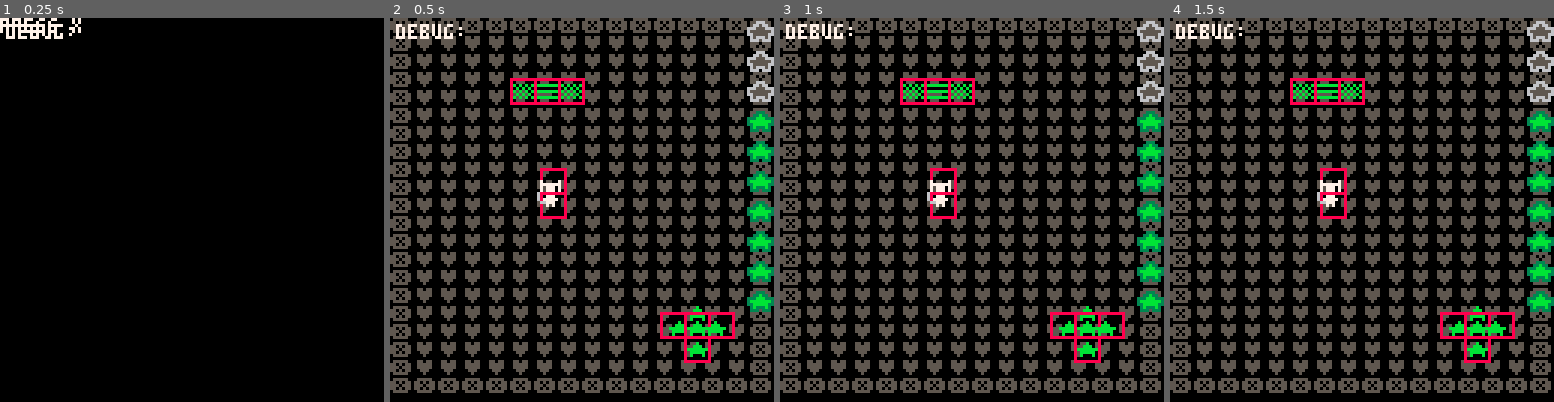
Above: before the commit, frames 1-4 (left to right).
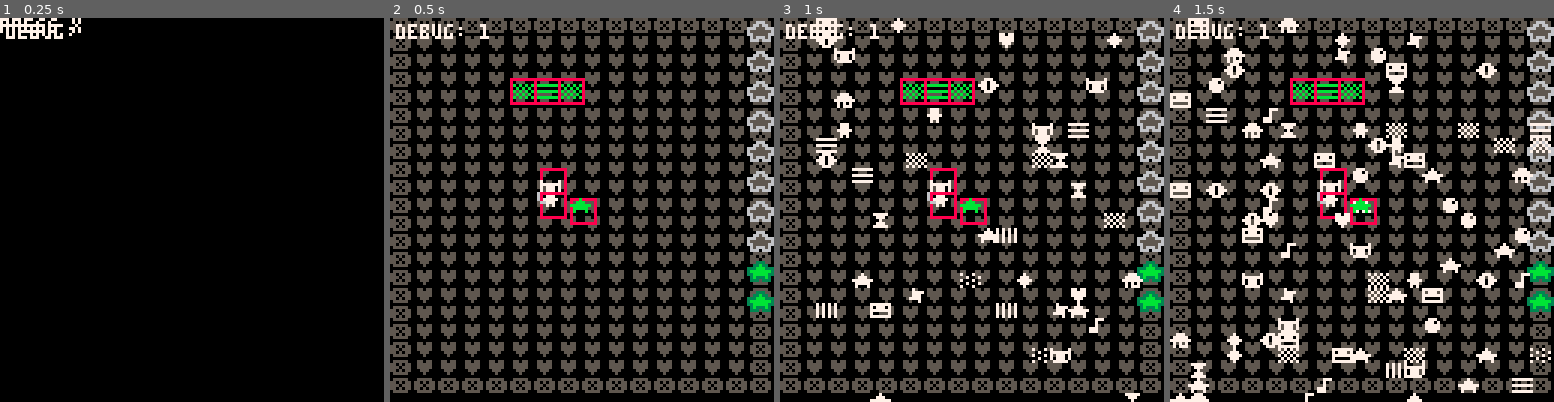
Above: after the commit, the same moments.

Repository: hypercube143/picoasciijam2026
Game: PICO-8 cartridge picoasciijam2016.p8
Two runs of this game, one before a commit and one after it. Both use one fixed random seed, a clock stepped at 60 frames per second and the inputs below.
Inputs:
- Up to frame 1 (0.25 s): no input
- Up to frame 2 (0.5 s): tap X (X key) at 0.33 s
- Up to frame 3 (1 s): no input
- Up to frame 4 (1.5 s): tap X (X key) at 1.07 s

Frame 1 is identical in both runs. In frame 2, 2.9% of the frame differs, in the area x 23-100%, y 1-90%; in frame 3, 7.2%; in frame 4, 12%, in the area x 0-100%, y 0-100%.

Commit message:
can collect weed

Diff:
--- a/picoasciijam2016.p8
+++ b/picoasciijam2016.p8
@@ -20,7 +20,7 @@
 
 -- GAME THINGS
 t = 0
-entities = {} -- eg collidable
+--entities = {} -- eg collidable
 map_tiles = {} -- eg collidable
 
 function _init()
@@ -40,6 +40,7 @@
     CURR_SCENE.draw()
 
     --- DEBUG PRINT
+    --debug = debug .. "aaa"
     print(debug, 2, 2, 7)
 
 end
@@ -99,6 +100,76 @@
     }
 end
 
+
+function levelOne()
+    -- init occurs once level is loaded, hence no funciton:
+    p = newPlayer(50, 50)
+    bar = newBar()
+    t = 0
+    entities = initEntities()
+    return{
+        update = function()
+            p.update()
+            t += 1
+            -- generate platform every 100 ticks
+            if (t + 99) % 100 == 0 then
+                x = flr(rnd(16)) * 8
+                newPlatform = platformCo(x, 20, 3, 11)
+                map_tiles[#map_tiles + 1] = newPlatform
+            end
+
+            checkPlayerCollision(map_tiles)
+            checkPlayerCollision(entities)
+
+        end,
+        draw = function()
+            drawGrid("❎", "♥")
+
+
+
+            p.draw()
+            --weed_tree.draw(90, 90)
+            bar.draw()
+            toCorrupt()
+            ---
+            --debug = debug .."tick: " .. t
+
+
+            -- draw corruption every frame, update every 10th
+            -- if t % 10 == 0 then
+            --     updateCorruption(t * 0.0025)
+            -- end
+            -- drawCorruption()
+
+            -- draw all map tile collidables
+            for collidable in all(map_tiles) do
+                collidable.draw(collidable.x, collidable.y)
+            end
+
+            drawEntities()
+            debug = debug .. tostr(#entities)
+        end
+    }
+end
+
+function initEntities()
+    return {weed(60, 60)}
+end
+
+function drawEntities()
+    for e in all(entities) do
+        e.draw(e.x, e.y)
+    end
+end
+
+function weed(x, y)
+    --str, colour, x, y, offX, offY, id
+    w = {s("★", 11, 0, 0, 0, 0, "weed")}
+    --x, y, w, h, texture, id
+    return co(x, y, -1, -1, w, "weed")
+end
+
+
 function checkPlayerCollision(collidables)
 -- check every collidable collisions against the player's from a list of collidables
     for collidable in all(collidables) do
@@ -109,61 +180,18 @@
                 p.spr.colour = 10
                 collidable.colour = 14
                 sfx(0)
+                --
+                if collidable.id == "weed" then
+                    del(entities, collidable)
+                    bar.increaseHighness()
+                end
+                --
             end
             debug = debug .. "PLAYER COLLIDED WITH '" .. collidable.id .. "'!"
         else
             debug = "PLAYER NOT COLLIDED WITH ANYTHING"
         end
     end
-end
-
-function levelOne()
-    -- init occurs once level is loaded, hence no funciton:
-    p = newPlayer(50, 50)
-    bar = newBar()
-    t = 0
-    return{
-        update = function()
-            p.update()
-            t += 1
-            -- generate platform every 100 ticks
-            if (t + 99) % 100 == 0 then
-                x = flr(rnd(16)) * 8
-                newPlatform = platformCo(x, 20, 3, 11)
-                map_tiles[#map_tiles + 1] = newPlatform
-            end
-
-            checkPlayerCollision(map_tiles)
-            checkPlayerCollision(entities)
-
-        end,
-        draw = function()
-            drawGrid("❎", "♥")
-
-
-
-            p.draw()
-            weed_tree.draw(90, 90)
-            bar.draw()
-            toCorrupt()
-            ---
-            -- debug = debug .."tick: " .. t
-
-
-            -- draw corruption every frame, update every 10th
-            -- if t % 10 == 0 then
-            --     updateCorruption(t * 0.0025)
-            -- end
-            -- drawCorruption()
-
-            -- draw all map tile collidables
-            for collidable in all(map_tiles) do
-                collidable.draw(collidable.x, collidable.y)
-            end
-
-
-        end
-    }
 end
 
 
@@ -183,21 +211,29 @@
     return{
         x = 120,
         y = 0,
-        level = 7,
+        level = 2,
+        max_level = 10,
         update = function() end,
         draw = function()
             -- grey background
             pad = 10
             for i = 0, 9 do
                 -- should be grey as default
-                if 10-i > bar.level then
+                if bar.max_level-i > bar.level then
                     drawGlyphWithBorder("★", 6, "★", 5, bar.x, 2 + bar.y + i*pad)
                 else
                 -- and green up to bar level
                     drawGlyphWithBorder("★", 3, "★", 11, bar.x, 2 + bar.y + i*pad)
                 end
             end
-        end
+        end,
+
+        increaseHighness = function()
+            if bar.level < bar.max_level then
+                bar.level += 1
+            end
+        end
+
     }
 end
 
